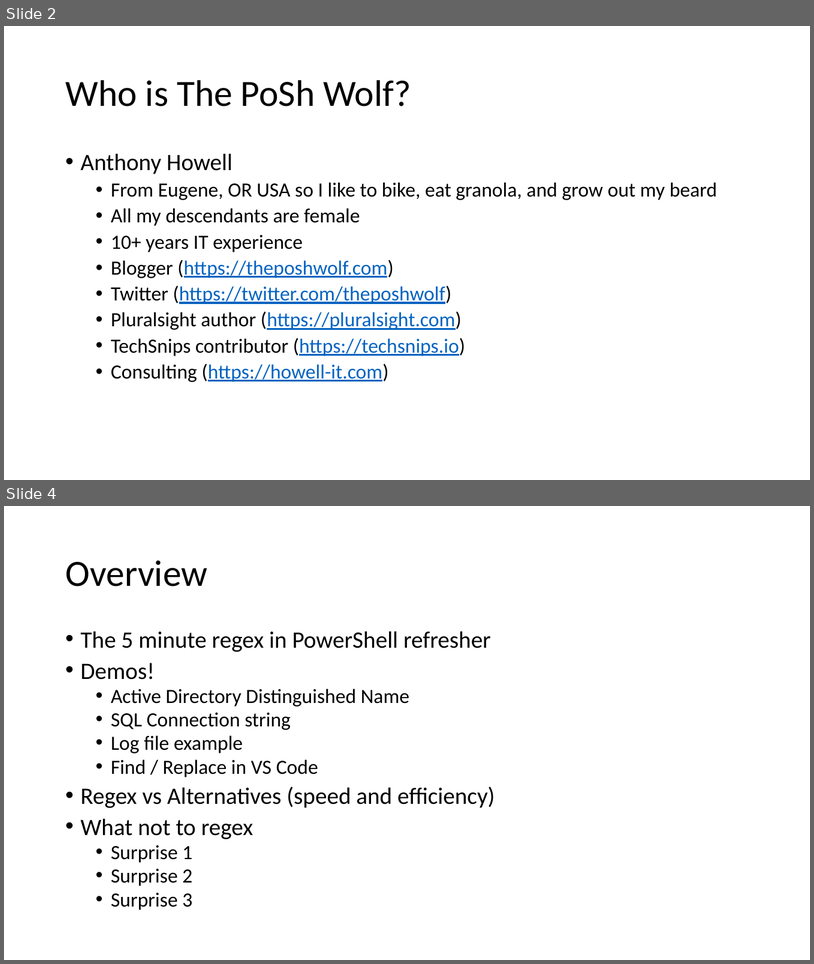
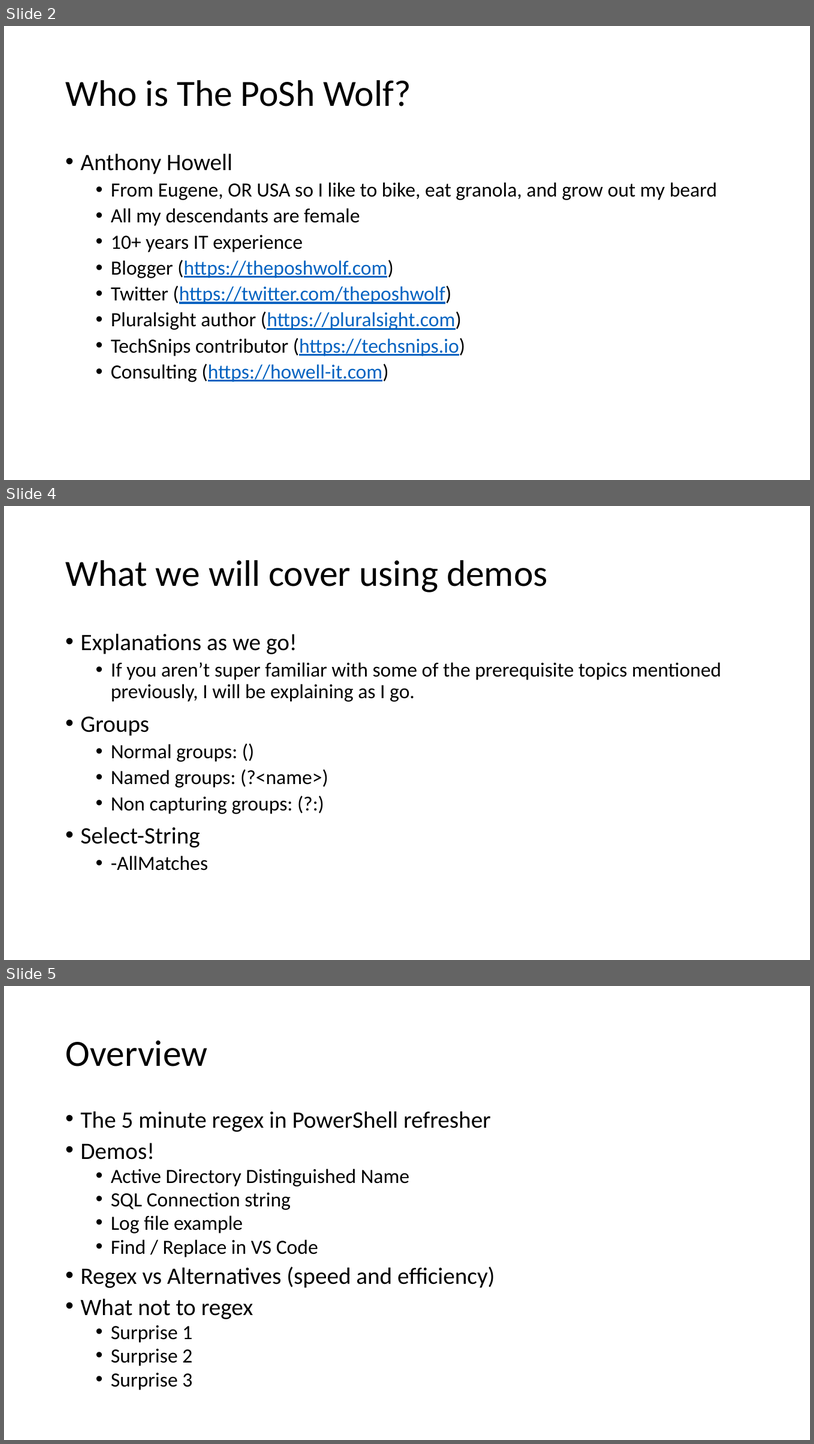
Before and after one commit to ThePoShWolf/Sessions, a slide deck: 2021-04-29 - PowerShell Summit 2021 - Practically Regexing/PowerShell Summit 2021 - Practically Regexing.pptx. Shown one above the other, each under a label of ours: slides 2 and 4 before the commit, slides 2, 4 and 5 after it; the slides between them are not shown. The pictures are 814x964 and 814x1444 pixels, drawn with LibreOffice and Linux fonts; fonts in the diff are those of the drawing; background and template pictures are left out. Boxes give left, top, right and bottom in pixels: in the first picture for what was removed or moved away, otherwise in the second. Text is boxed around its words. In the diff, an @@ line names an element or a change of style, - is before the commit and + after.

Commit message:
expanded prereqs and added what will be covered

```diff
--- a/2021-04-29 - PowerShell Summit 2021 - Practically Regexing/PowerShell Summit 2021 - Practically Regexing.pptx
+++ b/2021-04-29 - PowerShell Summit 2021 - Practically Regexing/PowerShell Summit 2021 - Practically Regexing.pptx
@@ slide 4 added at (4,506,810,960), background picture (left out) @@
@@ title added at (65,560,548,592), 44 pt, text #000000 @@
+What we will cover using demos
@@ text added at (81,633,722,870), 24 pt, text #000000 @@
+• Explanations as we go!
+  • If you aren’t super familiar with some of the prerequisite topics mentioned previously, I will be explaining as I go.
+• Groups
+  • Normal groups: ()
+  • Named groups: (?<name>)
+  • Non capturing groups: (?:)
+• Select-String
+  • -AllMatches
@@ what was slide 4 is now slide 5 @@
```
Also in this commit, not shown: 1 slide changed.
